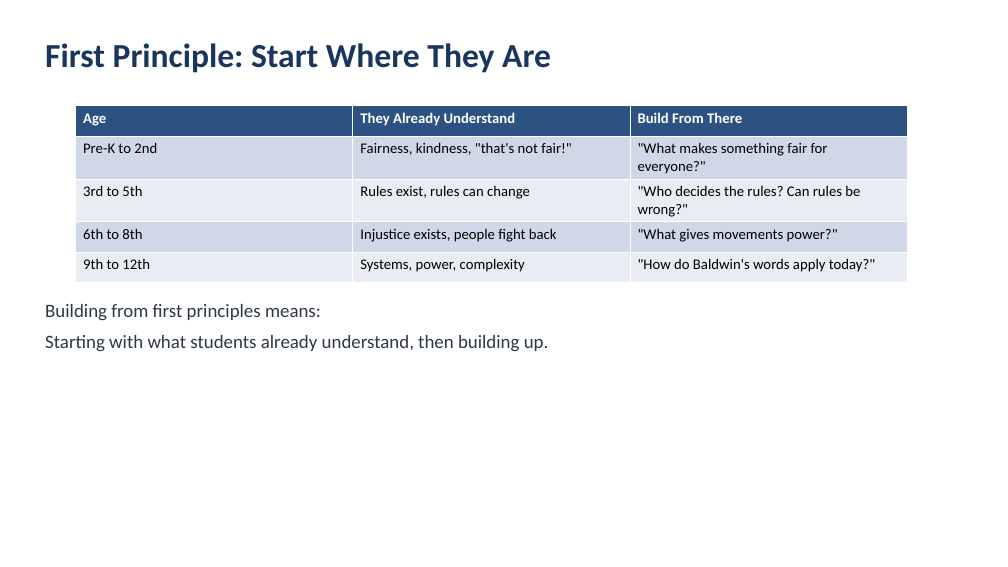
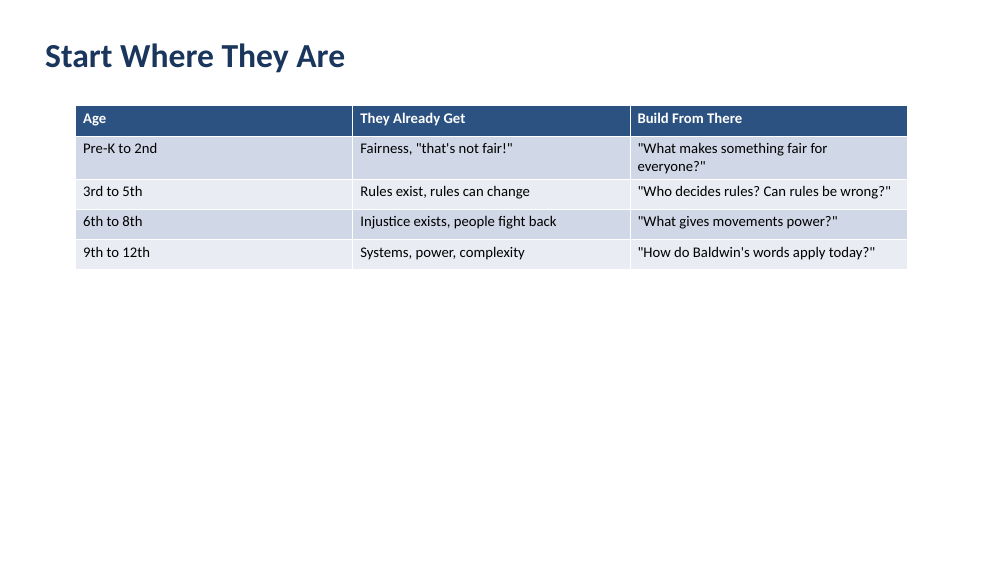
Before and after one commit to bme-wacoisd/tea, a slide deck: slide 5 of lessons/01-james-baldwin-civil-rights/slides.pptx. Drawn at 1008x567 pixels with LibreOffice and Linux fonts; fonts in the diff are those of the drawing. Boxes give left, top, right and bottom in pixels: in the first picture for what was removed or moved away, otherwise in the second. Text is boxed around its words. In the diff, an @@ line names an element or a change of style, - is before the commit and + after.

```diff
--- a/lessons/01-james-baldwin-civil-rights/slides.pptx
+++ b/lessons/01-james-baldwin-civil-rights/slides.pptx
@@ text at (45,43,345,73): text changed @@
-First Principle: Start Where They Are
+Start Where They Are
@@ table at (76,106,908,264) @@
-row 1, column 2: They Already Understand
+row 1, column 2: They Already Get
@@ row 2, column 2: "Fairness, kindness, "that's not fair!"" to "Fairness, "that's not fair!"" @@
@@ row 3, column 3: ""Who decides the rules? Can rules be wrong?"" to ""Who decides rules? Can rules be wrong?"" @@
@@ text removed at (45,304,549,352) @@
-Building from first principles means:
-Starting with what students already understand, then building up.
```
Also in this commit, not shown: 13 other slides changed, 3 other files.
